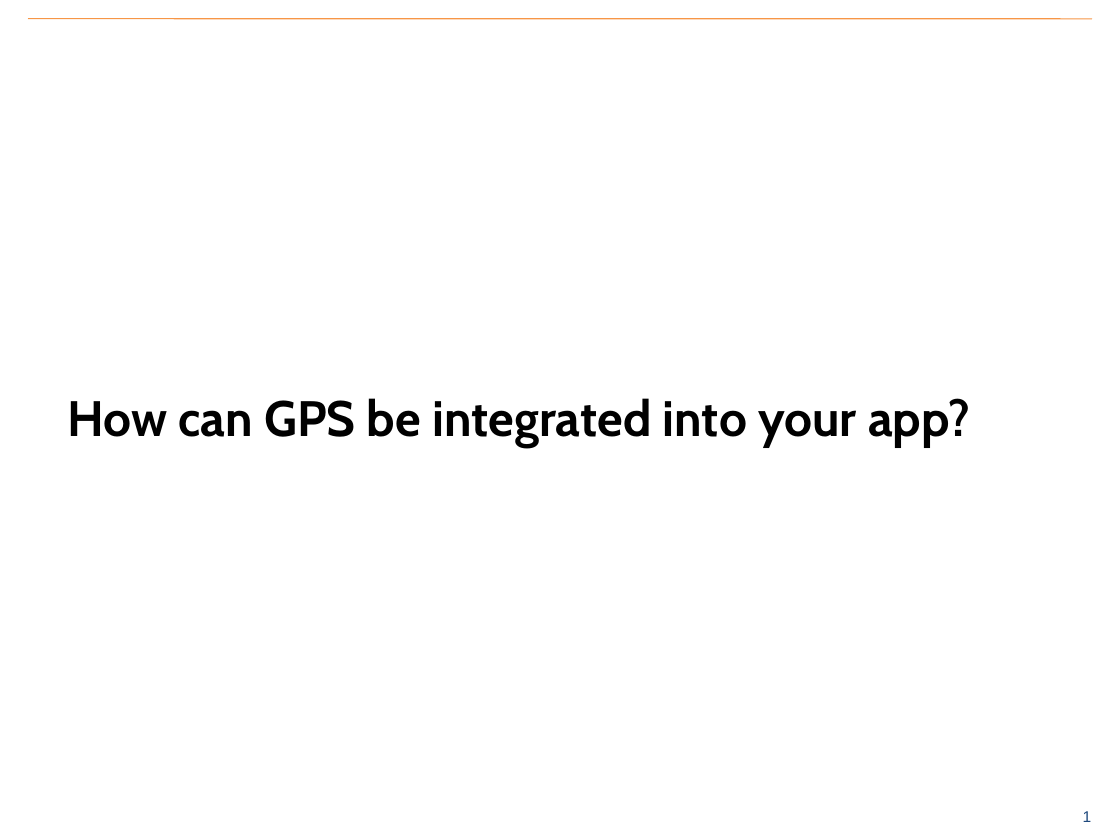
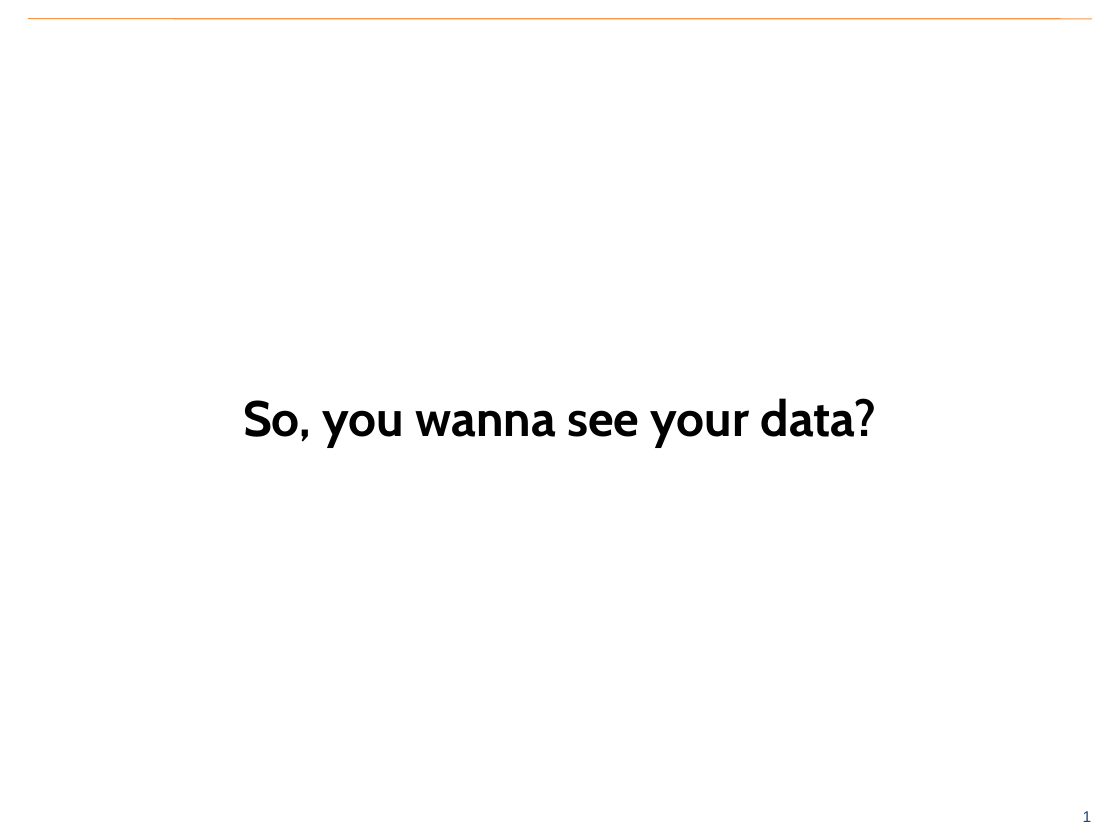
Before and after one commit to benrudolph/exi-training, a slide deck: slide 2 of Exports/exports.pptx. Drawn at 1120x840 pixels with LibreOffice and Linux fonts; fonts in the diff are those of the drawing; background and template pictures are left out. Boxes give left, top, right and bottom in pixels: in the first picture for what was removed or moved away, otherwise in the second. Text is boxed around its words. In the diff, an @@ line names an element or a change of style, - is before the commit and + after.

```diff
--- a/Exports/exports.pptx
+++ b/Exports/exports.pptx
@@ title at bbox=[243, 398, 877, 447]: text changed @@
-How can GPS be integrated into your app?
+So, you wanna see your data?
```
Also in this commit, not shown: 1 other slide changed, 4 slides added, 4 slides removed, 1 other file.
